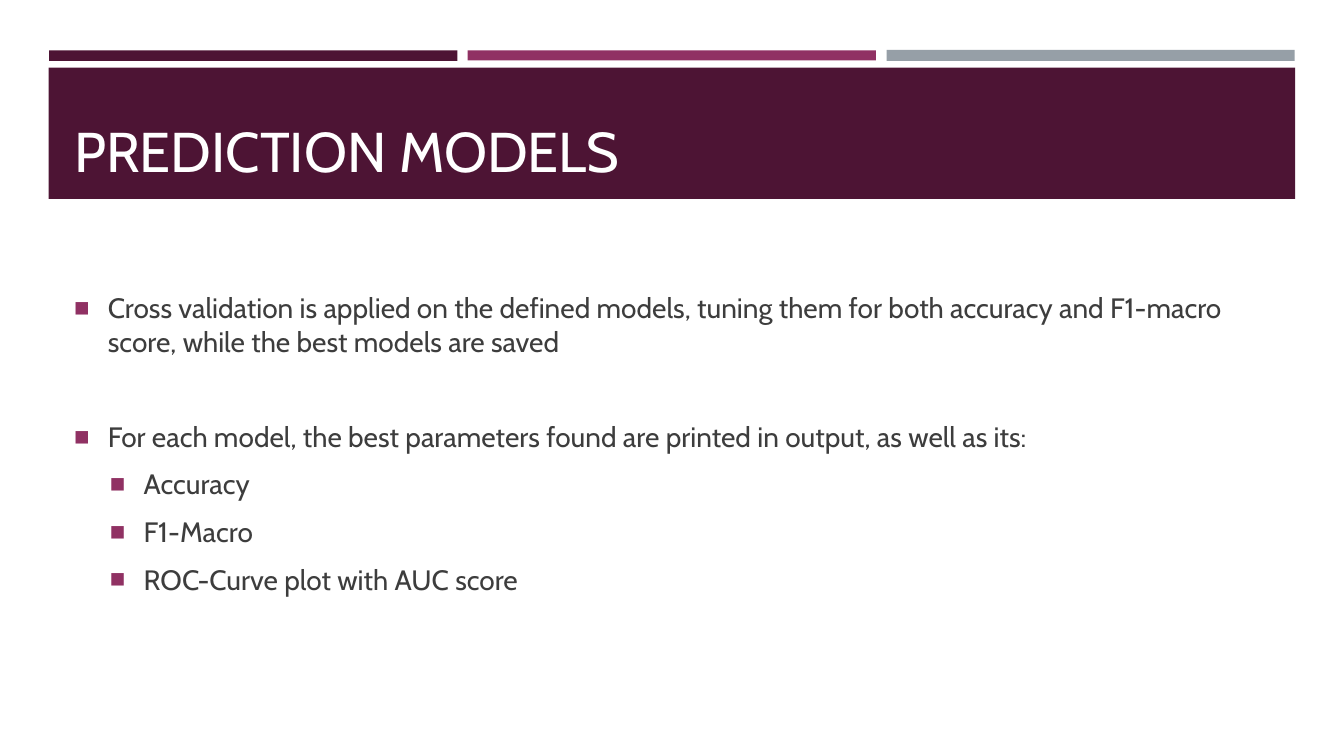
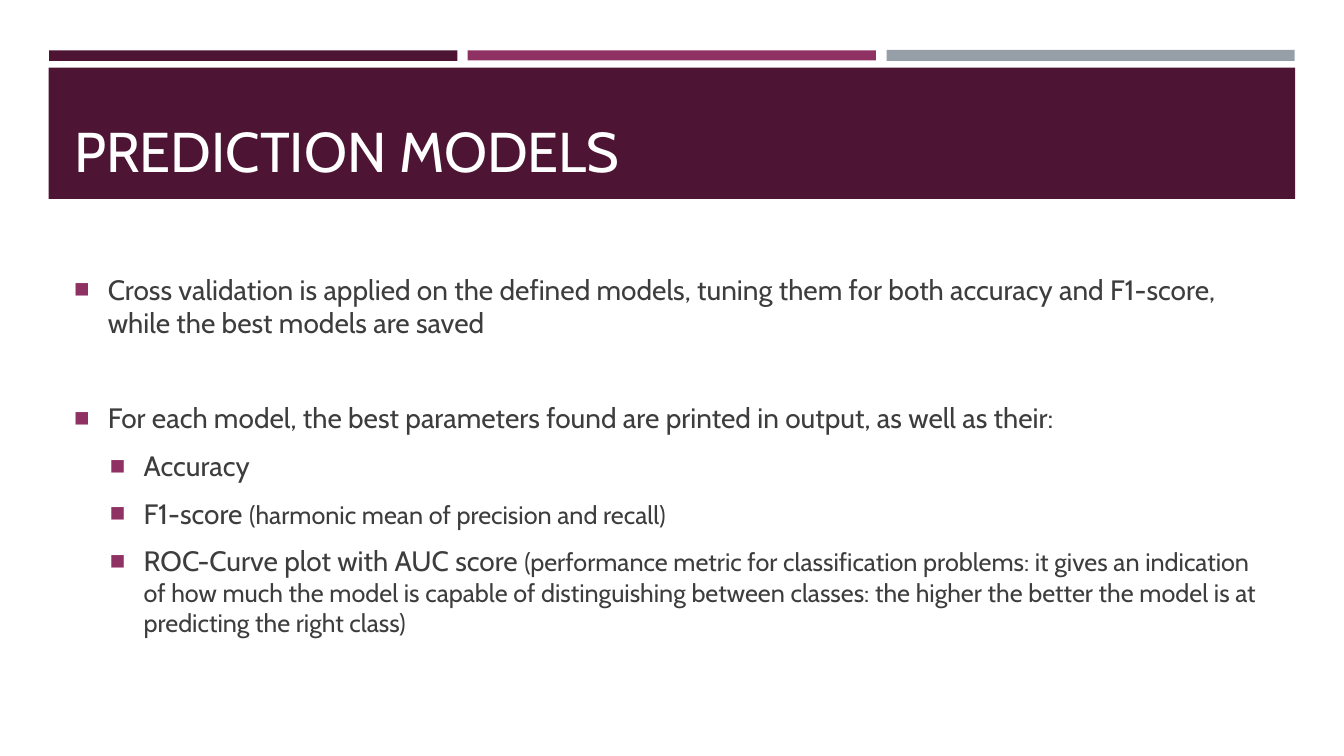
Before and after one commit to stefanopc/Mental-Health-Tech-Prediction, a slide deck: slide 14 of ProjectWorkPPT.pptx (slide 13 before the commit). Drawn at 1344x756 pixels with LibreOffice and Linux fonts; fonts in the diff are those of the drawing. Boxes give left, top, right and bottom in pixels: in the first picture for what was removed or moved away, otherwise in the second. Text is boxed around its words. In the diff, an @@ line names an element or a change of style, - is before the commit and + after.

```diff
--- a/ProjectWorkPPT.pptx
+++ b/ProjectWorkPPT.pptx
@@ text at (108, 279, 1215, 435): text changed @@
-■ Cross validation is applied on the defined models, tuning them for both accuracy and F1-macro score, while the best models are saved
-■ For each model, the best parameters found are printed in output, as well as its:
+■ Cross validation is applied on the defined models, tuning them for both accuracy and F1-score, while the best models are saved
+■ For each model, the best parameters found are printed in output, as well as their:
@@ text at (144, 504, 1255, 639): text changed; size 20 to 18 pt @@
-  ■ F1-Macro
-  ■ ROC-Curve plot with AUC score
+  ■ F1-score (harmonic mean of precision and recall)
+  ■ ROC-Curve plot with AUC score (performance metric for classification problems: it gives an indication of how much the model is capable of distinguishing between classes: the higher the better the model is at predicting the right class)
```
Also in this commit, not shown: 8 other slides changed, 1 slide added, 1 other file.
